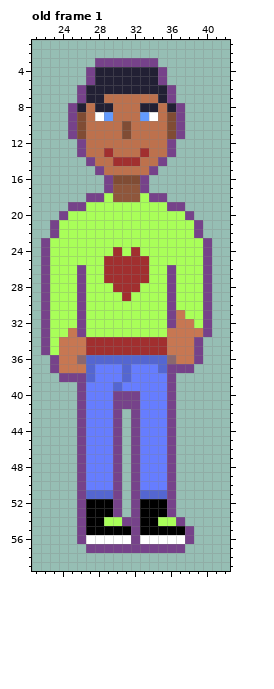
Two states of a pixel-art file, art/characters/simon.aseprite. Above is the file before it was changed.
64x64 pixels, 1 frame. Shown: old frame 1: x 21..42, y 1..59.
New version:
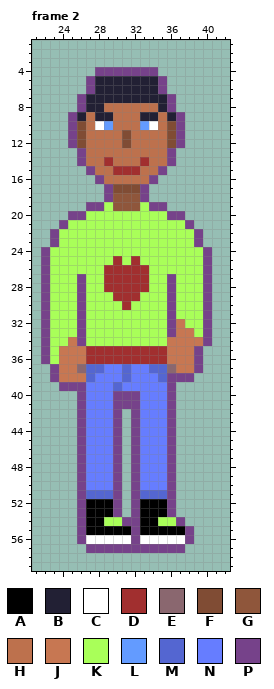
Palette (. is transparent): A #000000  B #222034  C #ffffff  D #a12f2f  E #8a676f  F #804c34  G #8f563b  H #bd714d  J #c77752  K #a9ff59  L #639bff  M #5466d1  N #667dff  P #76428a
A new or re-ordered frame is compared with the old frame closest to it.
Difference:
frames 1 -> 2
Changed rows in their new state; - is an unchanged pixel.
Frame 2 is new; against old frame 1:
first column x 22:
 3 ------.......------
 4 -----.PPPPPPP.-----
 6 ----.P-------P.----
 7 -------BBBBBB------
 8 ---.PB-H---HHBP.---
 9 ----B-BB---BB-B----
10 ------CL-H-LC------
12 ---PF----F----FP---
13 -------H---H-------
14 ----PH-DHHHD-HP----
15 -----PH-DDD-HP-----
16 ------PHHHHHP------
17 --------FFF--------
18 -----..P---P..-----
19 ---..PP-GGG-PP..---
20 --.PP---------PP.--
21 -.P-------------P.-
23 .P---------------P.
24 --------K-K--------
25 -------K-K-K-------
26 ----K---------K----
28 -------D---D-------
29 --------D-D--------
30 ---------D---------
31 ---------------K---
32 ----------------K--
33 ---K----------P--K-
34 --K-PKKKKKKKKK---JP
36 PK--JDDDDDDDDDJ----
37 ----E-M-----M-EJJP-
38 -PJJJ--------M-PP--
39 --PP---------------
